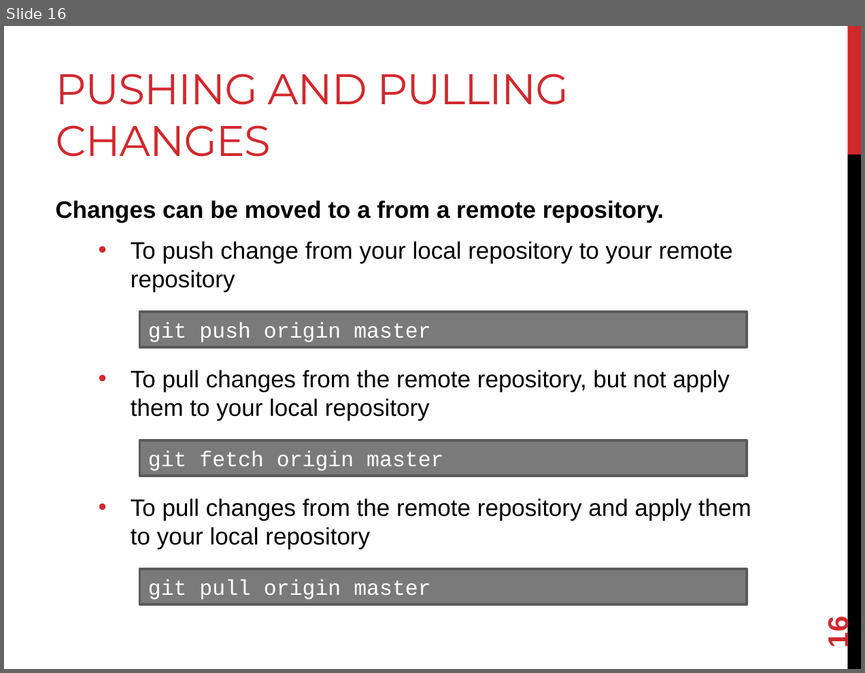
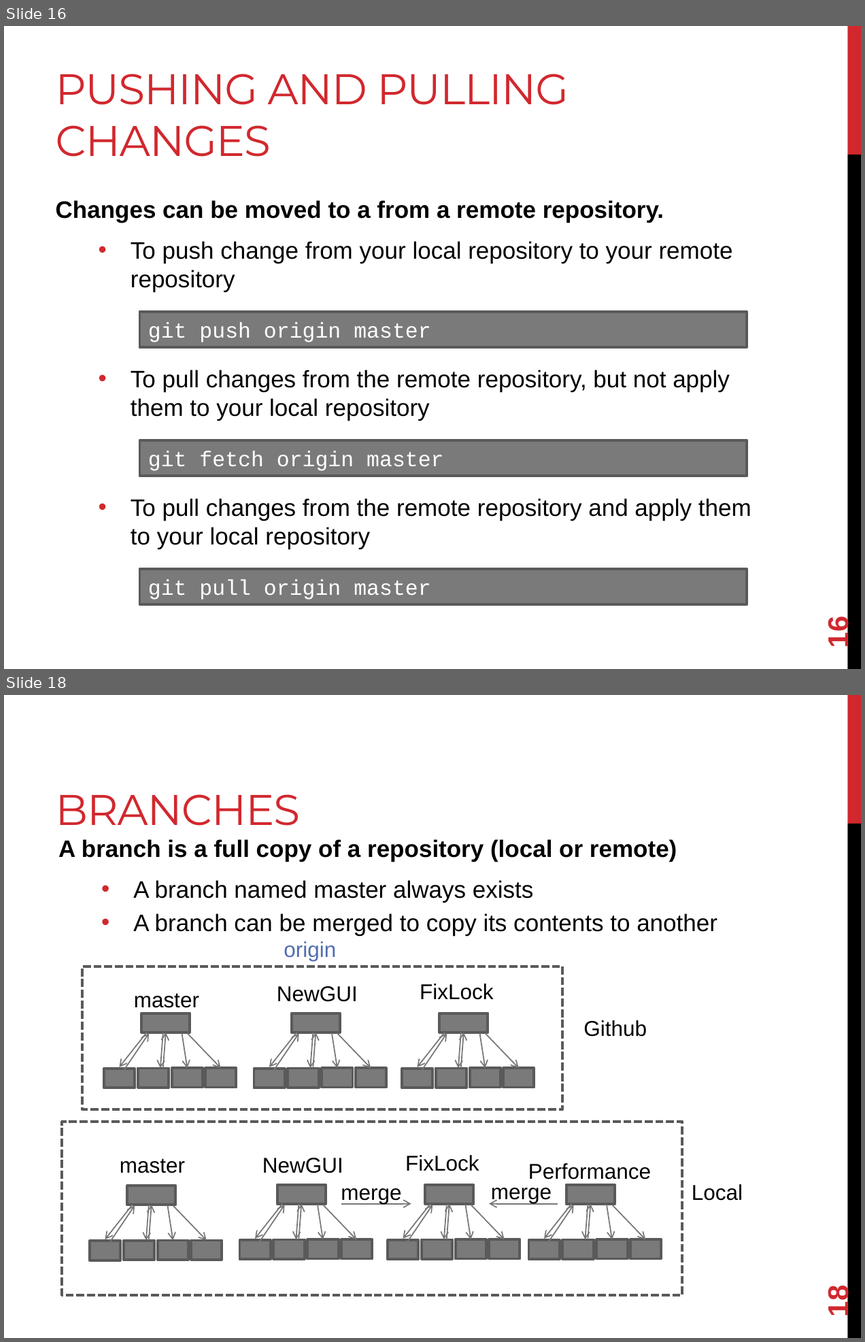
Before and after one commit to joshpeterson/DevelopingConcurrentSoftware, a slide deck: Lectures/Introduction to Distributed Version Control/Introduction to Distributed Version Control.pptx. Shown one above the other, each under a label of ours: slide 16 before the commit, slides 16 and 18 after it; the slides between them are not shown. The pictures are 865x673 and 865x1342 pixels, drawn with LibreOffice and Linux fonts; fonts in the diff are those of the drawing. Boxes give left, top, right and bottom in pixels: in the first picture for what was removed or moved away, otherwise in the second. Text is boxed around its words. In the diff, an @@ line names an element or a change of style, - is before the commit and + after.

```diff
--- a/Lectures/Introduction to Distributed Version Control/Introduction to Distributed Version Control.pptx
+++ b/Lectures/Introduction to Distributed Version Control/Introduction to Distributed Version Control.pptx
@@ slide 18 added at box(4, 695, 861, 1338), background #FFFFFF; not listed: 2 template elements that a slide beside it also shows @@
@@ title added at box(56, 794, 300, 826), 36 pt, text #D1282E @@
+BRANCHES
@@ text added at box(58, 839, 717, 936), 20 pt, text #000000 @@
+A branch is a full copy of a repository (local or remote)
+  • A branch named master always exists
+  • A branch can be merged to copy its contents to another
@@ text added at box(283, 941, 336, 961), 18 pt, text #526DB0 @@
+origin
@@ rectangle added at box(82, 966, 563, 1110), outline #5A5A5A 2.25 pt dashed @@
@@ text added at box(134, 993, 199, 1008), 18 pt, text #000000 @@
+master
@@ text added at box(277, 986, 358, 1002), 18 pt, text #000000 @@
+NewGUI
@@ text added at box(419, 983, 493, 1000), 18 pt, text #000000 @@
+FixLock
@@ text added at box(583, 1020, 647, 1036), 18 pt, text #000000 @@
+Github
@@ group added at box(104, 1013, 236, 1087): 6 arrows, 5 rectangles @@
@@ group added at box(254, 1013, 386, 1087): 6 arrows, 5 rectangles @@
@@ group added at box(402, 1013, 534, 1087): 6 arrows, 5 rectangles @@
@@ rectangle added at box(62, 1121, 683, 1295), outline #5A5A5A 2.25 pt dashed @@
@@ text added at box(120, 1158, 185, 1173), 18 pt, text #000000 @@
+master
@@ text added at box(262, 1157, 343, 1173), 18 pt, text #000000 @@
+NewGUI
@@ text added at box(405, 1155, 479, 1171), 18 pt, text #000000 @@
+FixLock
@@ text added at box(528, 1163, 651, 1179), 18 pt, text #000000 @@
+Performance
@@ text added at box(691, 1184, 742, 1200), 18 pt, text #000000 @@
+Local
@@ group added at box(90, 1185, 222, 1259): 6 arrows, 5 rectangles @@
@@ group added at box(239, 1184, 372, 1259): 6 arrows, 5 rectangles @@
@@ arrow added from (341, 1203) to (411, 1203), #777777 1 pt @@
@@ text added at box(341, 1188, 401, 1204), 18 pt, text #000000 @@
+merge
@@ group added at box(388, 1184, 520, 1259): 6 arrows, 5 rectangles @@
@@ arrow added from (558, 1203) to (489, 1203), #777777 1 pt @@
@@ text added at box(491, 1187, 551, 1203), 18 pt, text #000000 @@
+merge
@@ group added at box(528, 1184, 661, 1259): 6 arrows, 5 rectangles @@
@@ page number added at box(822, 1288, 854, 1317), 24 pt, text #D1282E, bold @@
+18
```
Also in this commit, not shown: 1 slide changed, 2 other slides added.
